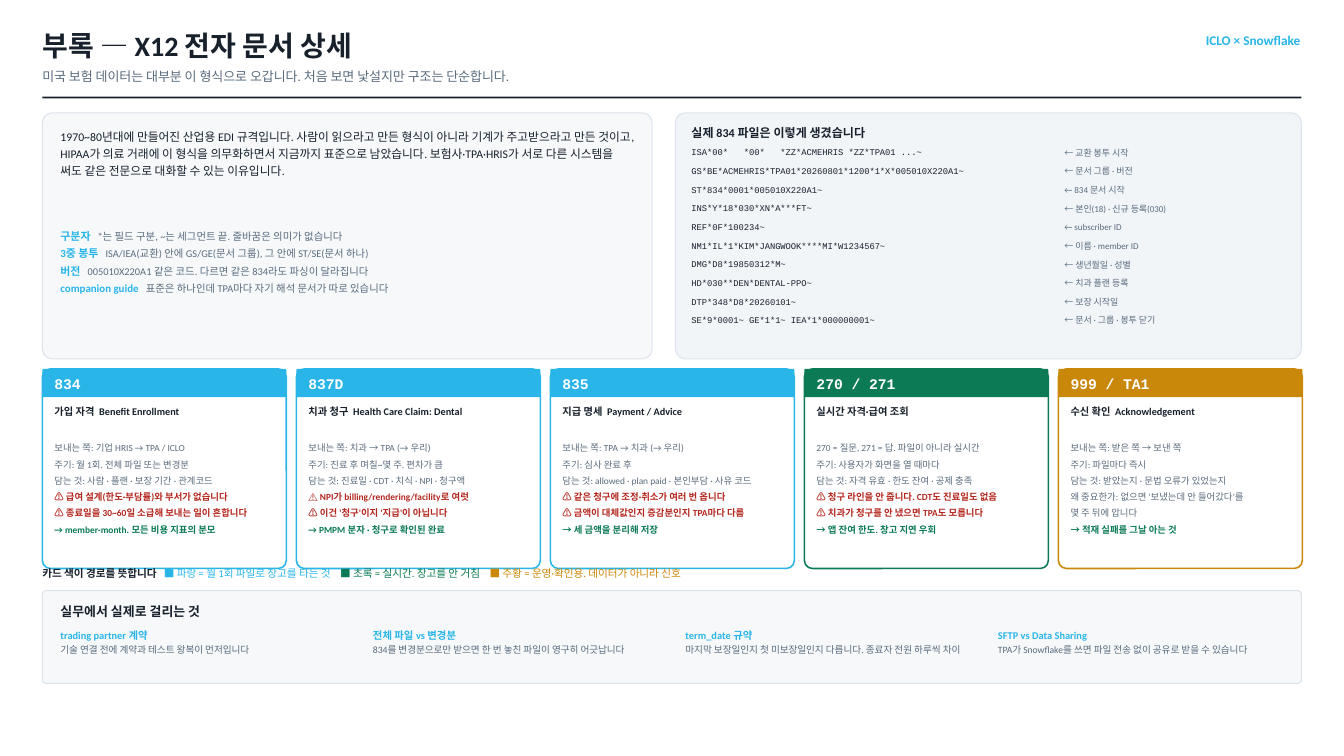
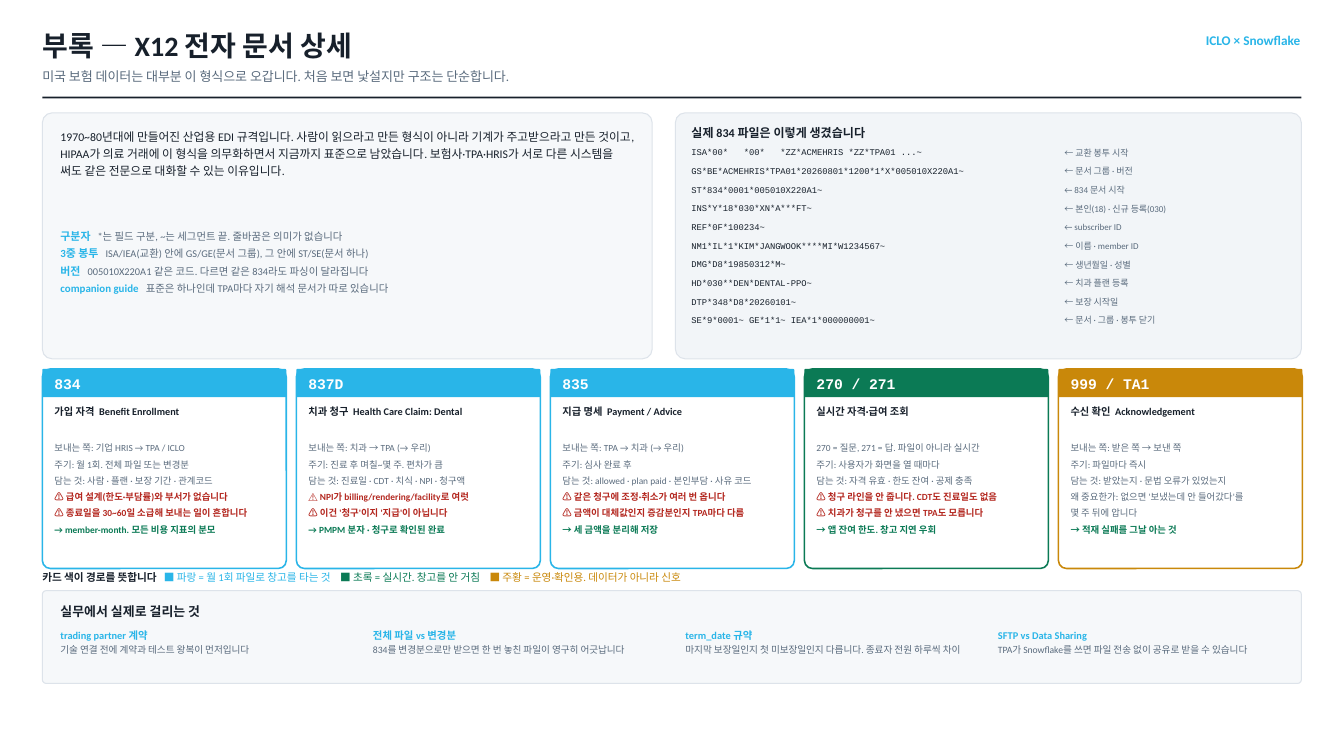
Before and after one commit to jangwookimbusiness-dev/iclo-us-employee-dashboard, a slide deck: slide 3 of output/pptx/ICLO-근거레이어-1pager-KO.pptx. Drawn at 1344x756 pixels with LibreOffice and Linux fonts; fonts in the diff are those of the drawing. Boxes give left, top, right and bottom in pixels: in the first picture for what was removed or moved away, otherwise in the second. Text is boxed around its words. In the diff, an @@ line names an element or a change of style, - is before the commit and + after.

```diff
--- a/output/pptx/ICLO-근거레이어-1pager-KO.pptx
+++ b/output/pptx/ICLO-근거레이어-1pager-KO.pptx
@@ text "카드 색이 경로를 뜻합니다 ■ ..." rewrapped from <box>42,566,681,580</box> to <box>42,572,681,582</box> @@
```
Also in this commit, not shown: 1 other file.
